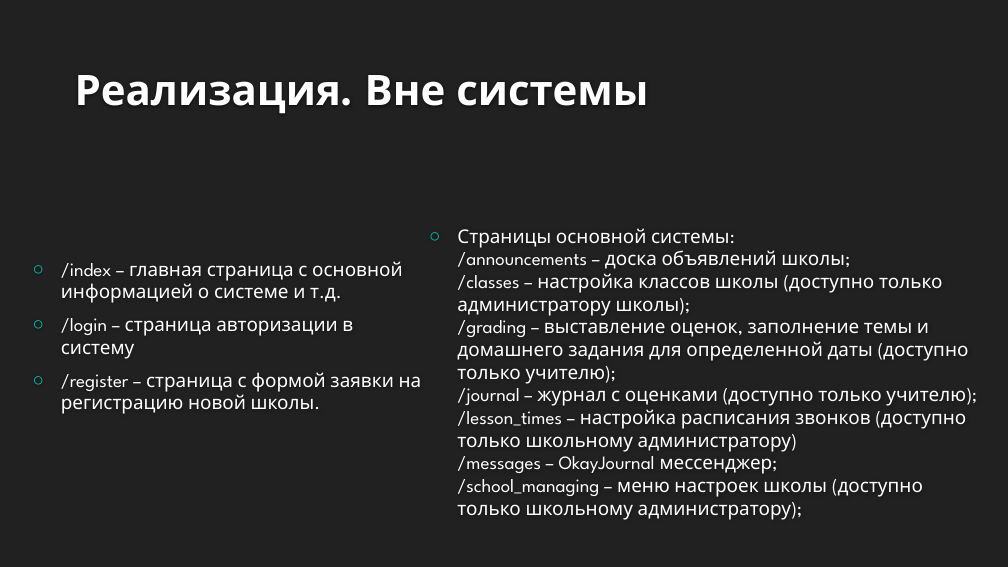
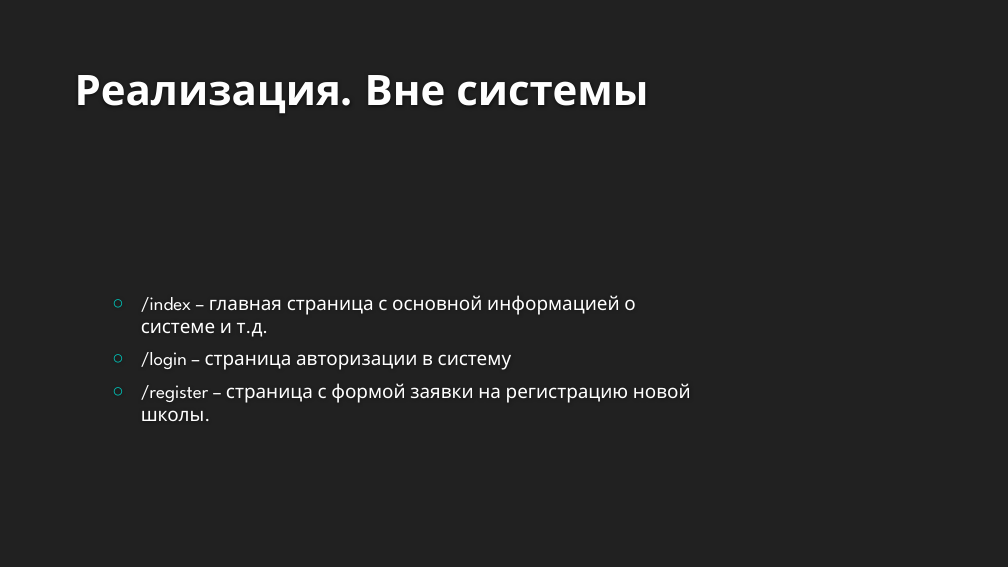
Before and after one commit to Protocs/OkayJournal, a slide deck: slide 4 of demo/OkayJournal.pptx. Drawn at 1008x567 pixels with LibreOffice and Linux fonts; fonts in the diff are those of the drawing; background and template pictures are left out. Boxes give left, top, right and bottom in pixels: in the first picture for what was removed or moved away, otherwise in the second. Text is boxed around its words. In the diff, an @@ line names an element or a change of style, - is before the commit and + after.

```diff
--- a/demo/OkayJournal.pptx
+++ b/demo/OkayJournal.pptx
@@ text "/index – главная страница с ..." rewrapped from (61, 261, 422, 414) to (141, 295, 691, 421) @@
@@ text removed at (457, 228, 977, 520) @@
-○ Страницы основной системы:
-  /announcements – доска объявлений школы;
-  /classes – настройка классов школы (доступно только администратору школы);
-  /grading – выставление оценок, заполнение темы и домашнего задания для определенной даты (доступно только учителю);
-  /journal – журнал с оценками (доступно только учителю);
-  /lesson_times – настройка расписания звонков (доступно только школьному администратору)
-  /messages – OkayJournal мессенджер;
-  /school_managing – меню настроек школы (доступно только школьному администратору);
```
Also in this commit, not shown: 1 other slide changed.
